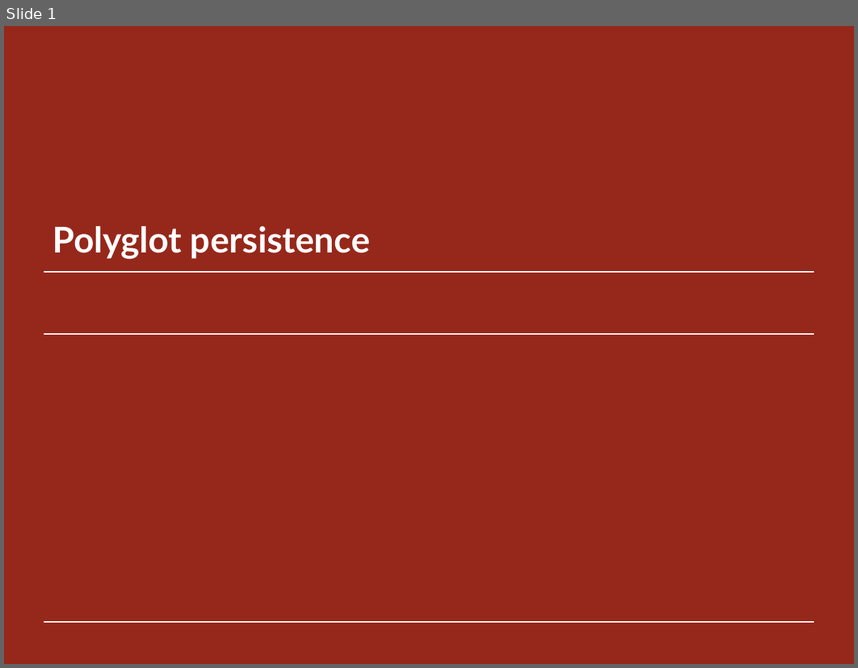
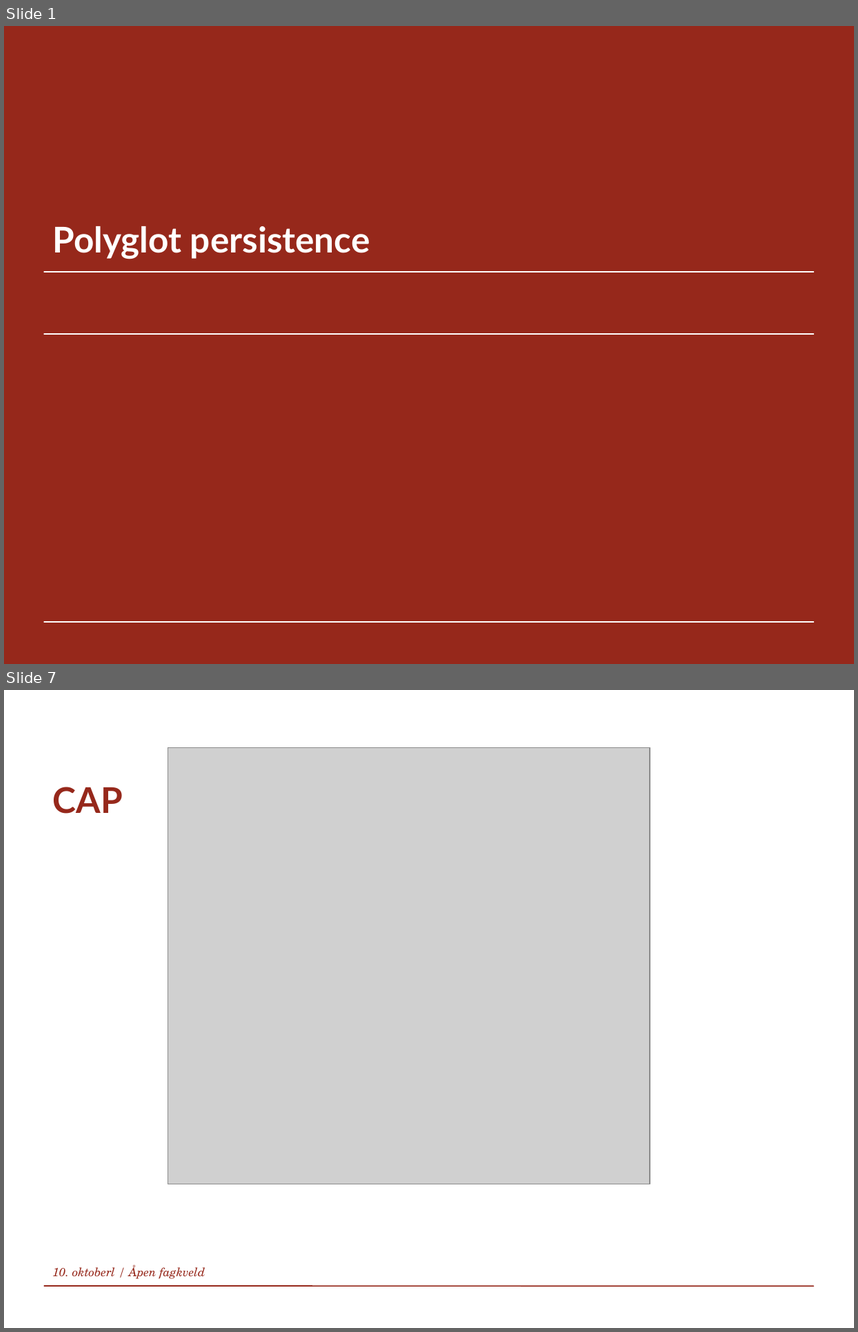
Before and after one commit to mariusin79/FagkveldOktober, a slide deck: Slides/Polyglot persistence.pptx. Shown one above the other, each under a label of ours: slide 1 before the commit, slides 1 and 7 after it; the slides between them are not shown. The pictures are 858x668 and 858x1332 pixels, drawn with LibreOffice and Linux fonts; fonts in the diff are those of the drawing; grey boxes stand for pictures; background and template pictures are left out. Boxes give left, top, right and bottom in pixels: in the first picture for what was removed or moved away, otherwise in the second. Text is boxed around its words. In the diff, an @@ line names an element or a change of style, - is before the commit and + after.

```diff
--- a/Slides/Polyglot persistence.pptx
+++ b/Slides/Polyglot persistence.pptx
@@ slide 7 added at [4,690,854,1328], background #FFFFFF @@
@@ picture added at [168,748,650,1184] @@
@@ title added at [52,787,122,814], 30 pt, text #96281B, bold, small capitals @@
+CAP
@@ text added at [52,1264,205,1279], 10 pt, text #96281B, italic @@
+10. oktoberl / Åpen fagkveld
@@ line added from (44, 1286) to (813, 1286), #96281B 1 pt @@
```
Also in this commit, not shown: 8 slides changed, 15 other slides added, 6 slides removed.
